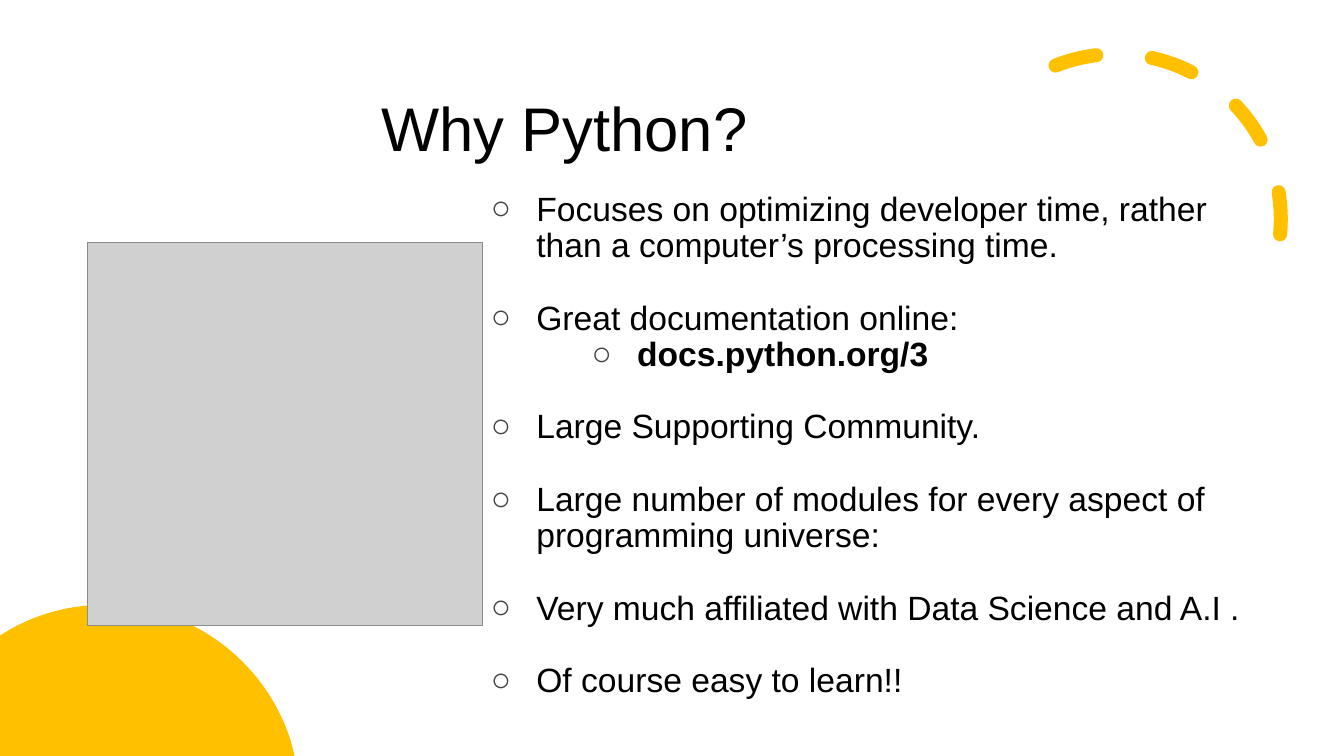
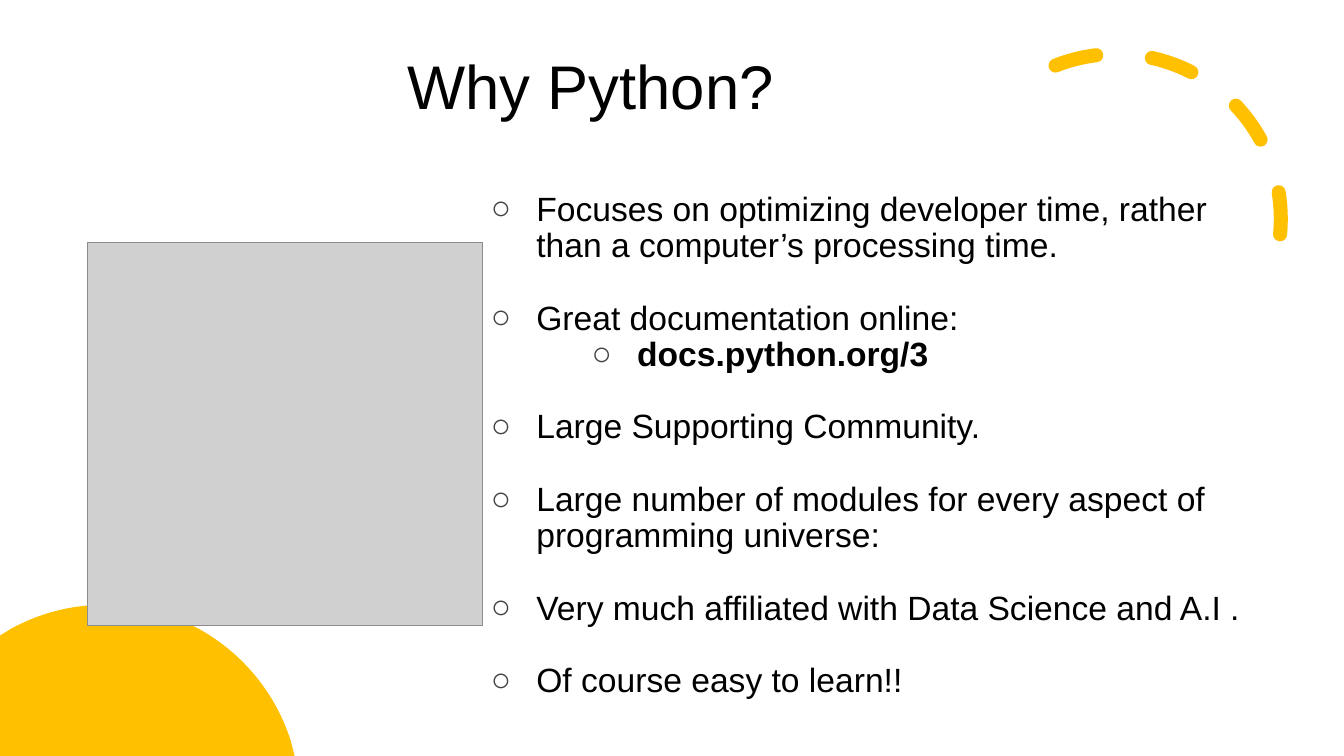
Before and after one commit to arrojuh/python_learning_venu_kiran, a slide deck: slide 2 of Learning_python.pptx. Drawn at 1344x756 pixels with LibreOffice and Linux fonts; fonts in the diff are those of the drawing; grey boxes stand for pictures. Boxes give left, top, right and bottom in pixels: in the first picture for what was removed or moved away, otherwise in the second. Text is boxed around its words. In the diff, an @@ line names an element or a change of style, - is before the commit and + after.

```diff
--- a/Learning_python.pptx
+++ b/Learning_python.pptx
@@ title "Why Python?": place and size @@
-title "Why Python?" at [381,106,747,163]
+title "Why Python?" at [407,64,774,121]
```
Also in this commit, not shown: 1 other slide changed, 1 slide added.
